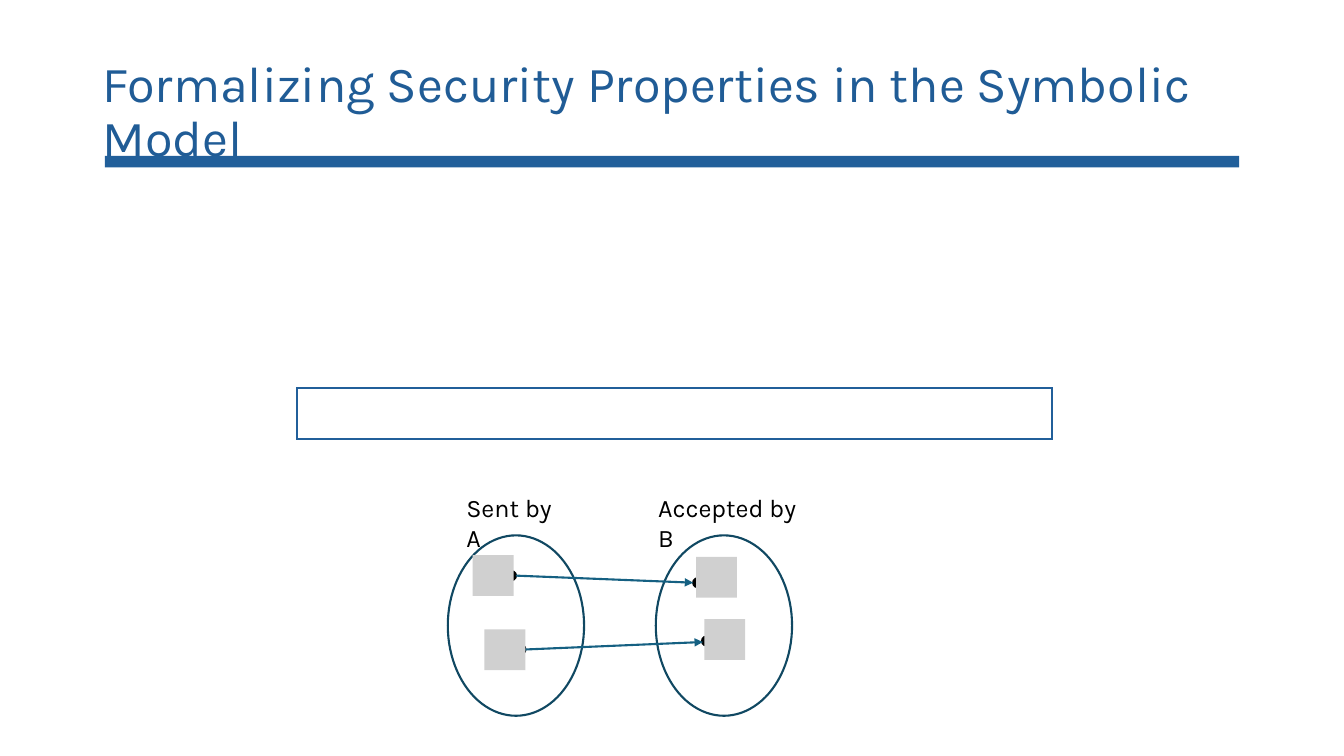
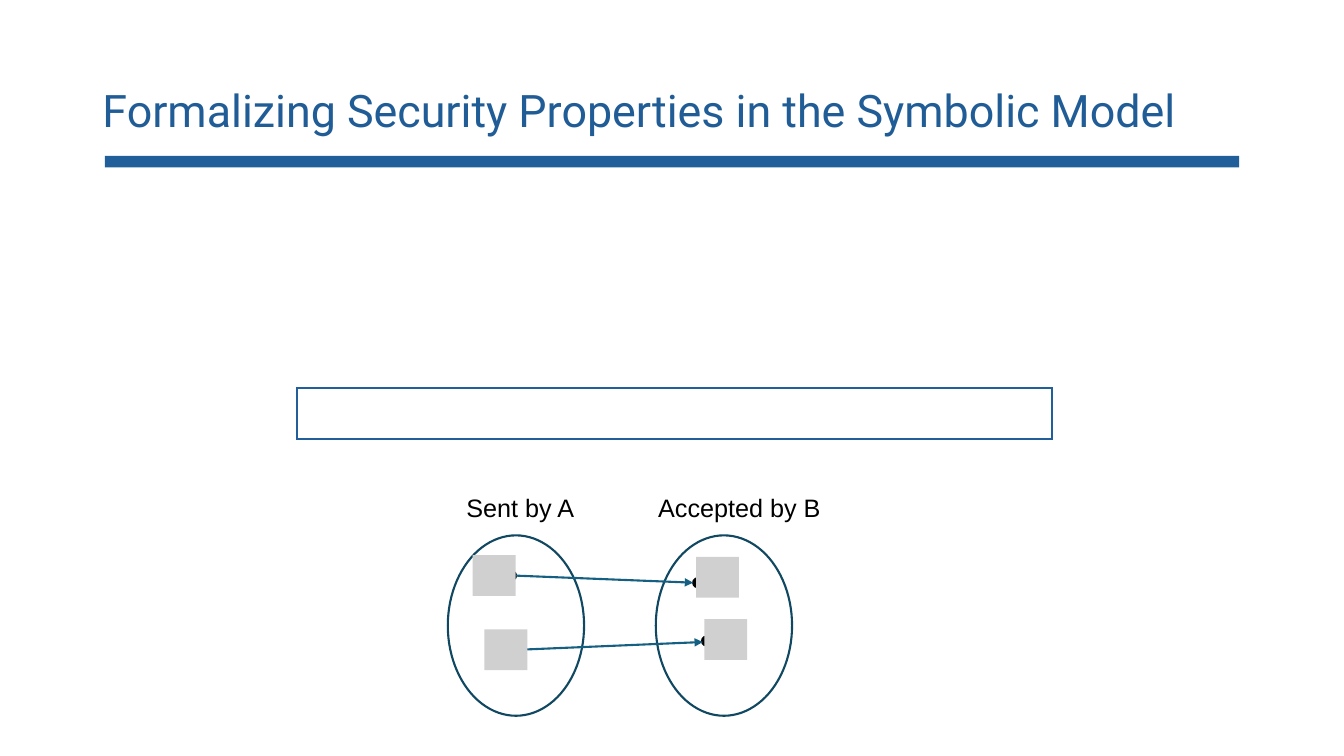
Before and after one commit to lorchrob/comp_slides, a slide deck: slide 62 of comp.pptx. Drawn at 1344x756 pixels with LibreOffice and Linux fonts; fonts in the diff are those of the drawing; grey boxes stand for pictures. Boxes give left, top, right and bottom in pixels: in the first picture for what was removed or moved away, otherwise in the second. Text is boxed around its words. In the diff, an @@ line names an element or a change of style, - is before the commit and + after.

```diff
--- a/comp.pptx
+++ b/comp.pptx
@@ title "Formalizing Security Properties in the ..." at box(102, 93, 1176, 137): size 36 to 32 pt, font Karla to Roboto @@
@@ text "Sent by A" at box(466, 498, 574, 522): font Karla to Arial @@
@@ text "Accepted by B" at box(658, 498, 821, 522): font Karla to Arial @@
@@ ellipse removed at box(516, 645, 525, 654) @@
```
Also in this commit, not shown: 94 other slides changed.
